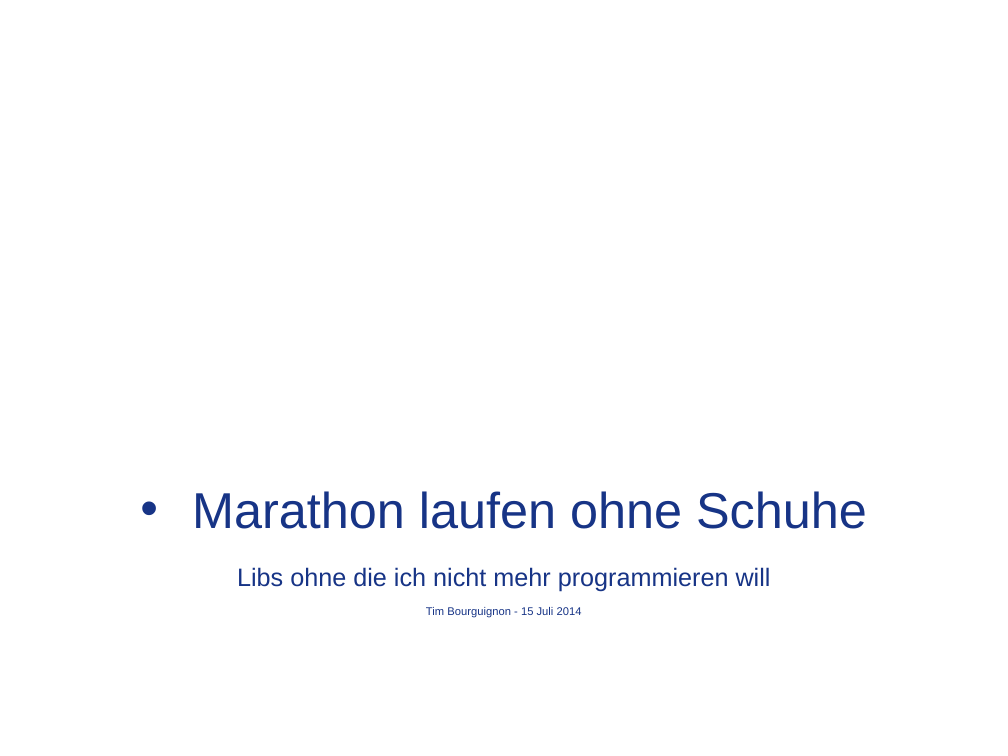
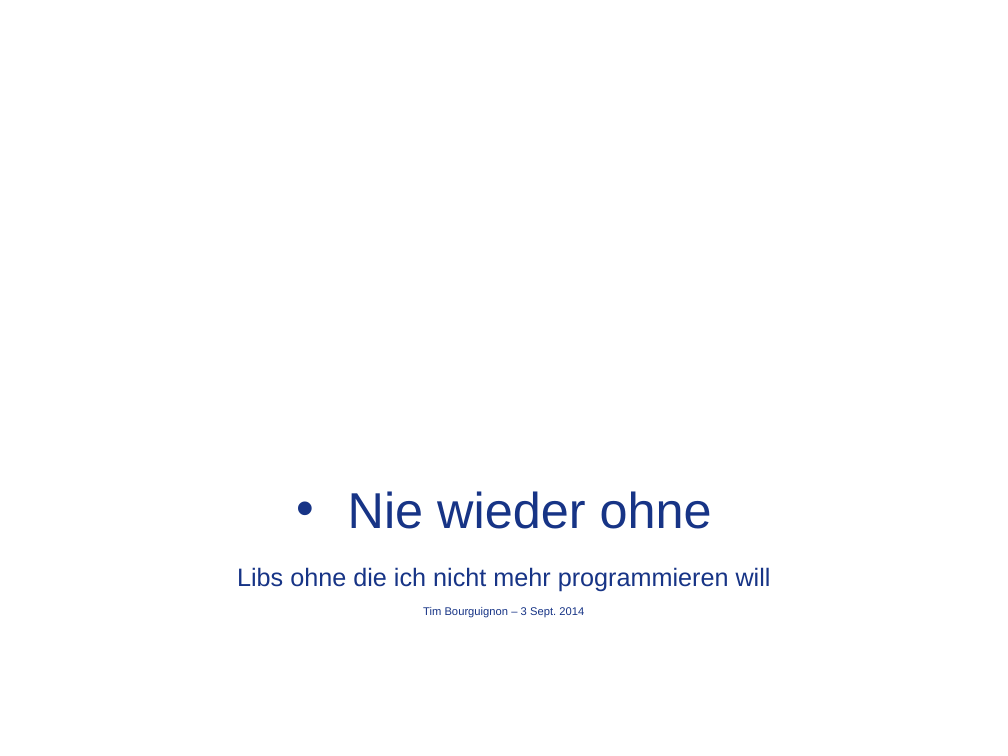
Before and after one commit to Timothep/MarathonWOShoes, a slide deck: slide 1 of BarefootMarathon.odp. Drawn at 1008x756 pixels with LibreOffice and Linux fonts; fonts in the diff are those of the drawing; background and template pictures are left out. Boxes give left, top, right and bottom in pixels: in the first picture for what was removed or moved away, otherwise in the second. Text is boxed around its words. In the diff, an @@ line names an element or a change of style, - is before the commit and + after.

```diff
--- a/BarefootMarathon.odp
+++ b/BarefootMarathon.odp
@@ text at bbox=[348, 491, 712, 529]: text changed @@
-• Marathon laufen ohne Schuhe
+• Nie wieder ohne
@@ text at bbox=[423, 607, 584, 617]: text changed @@
-Tim Bourguignon - 15 Juli 2014
+Tim Bourguignon – 3 Sept. 2014
```
Also in this commit, not shown: 1 other slide changed.
